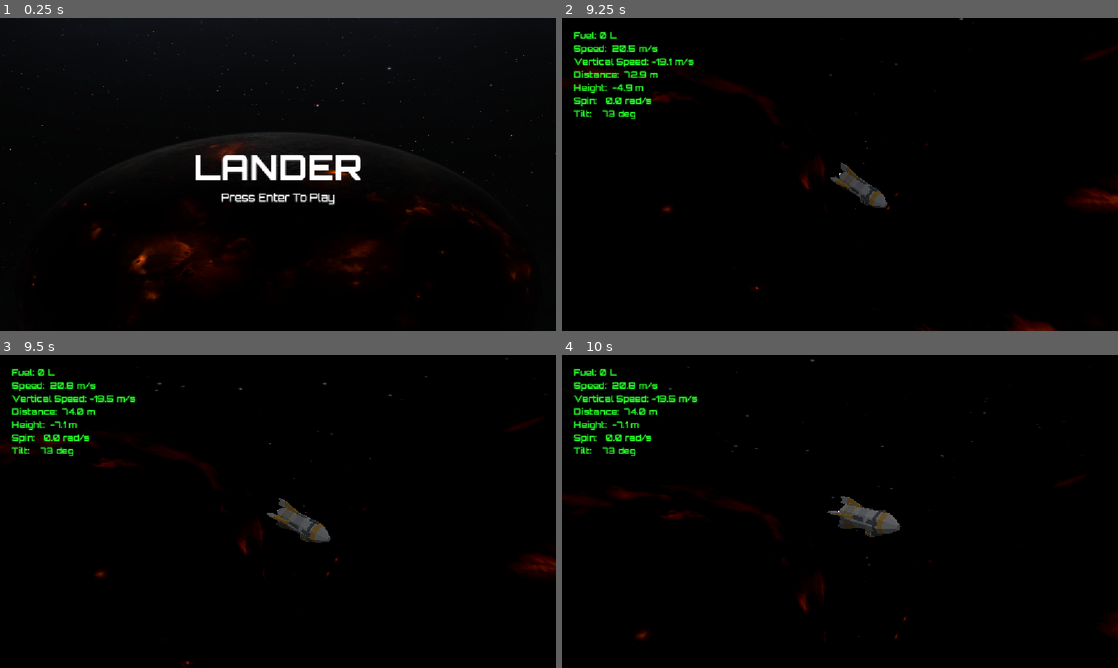
Above: before the commit, frames 1-4 (two rows, left to right).
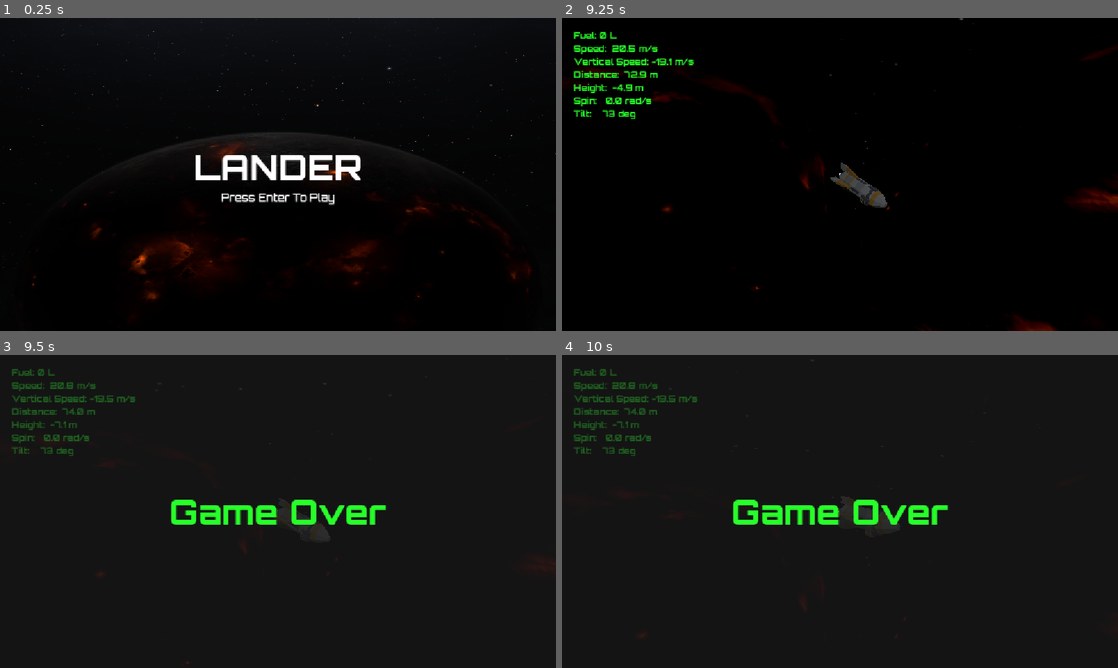
Above: after the commit, the same moments.

Repository: ChristiannYa/lander
Game: Godot game, scene res://scenes/main/main.tscn
Two runs of this game, one before a commit and one after it. Both use one fixed random seed, a clock stepped at 60 frames per second and the inputs below.
Inputs:
- Up to frame 1 (0.25 s): no input
- Up to frame 2 (9.25 s): tap Enter (ui_accept) at 0.5, 0.77, 1.52, 3.02, 3.77, 4.52, 6.02, 6.77, 7.52, 9.02 s; hold W (thust) 0.53-1.28 s; hold K (pitch_up) 0.53-2.03 s; tap W (thust) every 1.5 s from 1.35 to 8.85 s; hold W (thust) 2.03-2.78 s; hold H (roll_left) 2.03-3.53 s; hold J (pitch_down) 3.53-4.28 s; hold W (thust) 3.53-4.28 s; hold L (roll_right) 4.28-5.03 s; hold K (pitch_up) 5.03-5.78 s; hold W (thust) 5.03-5.78 s; hold L (roll_right) 5.78-8.03 s; hold W (thust) 6.53-7.28 s; hold J (pitch_down) 8.03-8.78 s; hold W (thust) 8.03-8.78 s; hold H (roll_left) from 8.78 s (still down)
- Up to frame 3 (9.5 s): keep holding H (roll_left)
- Up to frame 4 (10 s): release H (roll_left) at 9.53 s; hold K (pitch_up) from 9.53 s (still down); hold W (thust) from 9.53 s (still down); tap Enter (ui_accept) at 9.77 s

Frames 1-2 are identical in both runs. In frame 3, 3.4% of the frame differs, in the area x 2-100%, y 4-99%; in frame 4, 3.3%.

Commit message:
22-game-over

Diff:
--- a/globals/signal_hub.gd
+++ b/globals/signal_hub.gd
@@ -1,6 +1,10 @@
 extends Node
 
 signal telemetry_updated(tel: RocketTelemetry)
+signal game_over
 
 func emit_telemetry_updated(tel: RocketTelemetry):
 	telemetry_updated.emit(tel)
+
+func emit_game_over():
+	game_over.emit()
--- a/scenes/hud/hud.gd
+++ b/scenes/hud/hud.gd
@@ -1,11 +1,25 @@
 extends Control
 
 @onready var label: Label = $MargCon/Label
+@onready var game_over_rect: ColorRect = $GameOverRect
+@onready var timer: Timer = $Timer
 
 func _ready():
 	SignalHub.telemetry_updated.connect(func(tel):
 		label.text = str(tel)
 	)
+	SignalHub.game_over.connect(func():
+		if !game_over_rect or !timer: return
+		game_over_rect.show()
+		timer.start()
+	)
 
 func _unhandled_input(event: InputEvent):
 	if event.is_action_pressed("ui_cancel"): GameManager.load_main()
+
+# We need to set `Node > Process > Mode=Always`, otherwise the entire tree
+# will be paused.
+# Once the setting is set, "main" has to handle the tree unpausing at the
+# `_ready()` call
+func _on_timer_timeout() -> void:
+	get_tree().paused = true
--- a/scenes/hud/hud.tscn
+++ b/scenes/hud/hud.tscn
@@ -19,7 +19,13 @@
 stream_2/stream = ExtResource("5_mq0y1")
 stream_3/stream = ExtResource("6_go0ap")
 
+[sub_resource type="LabelSettings" id="LabelSettings_v7mo4"]
+font = ExtResource("1_48c2t")
+font_size = 72
+font_color = Color(0.15294118, 1, 0.16470589, 1)
+
 [node name="Hud" type="Control" unique_id=1816314128]
+process_mode = 3
 layout_mode = 3
 anchors_preset = 15
 anchor_right = 1.0
@@ -43,3 +49,36 @@
 stream = SubResource("AudioStreamRandomizer_ijv05")
 volume_db = -5.0
 autoplay = true
+
+[node name="GameOverRect" type="ColorRect" parent="." unique_id=486227852]
+visible = false
+layout_mode = 1
+anchors_preset = 15
+anchor_right = 1.0
+anchor_bottom = 1.0
+grow_horizontal = 2
+grow_vertical = 2
+color = Color(0.10980392, 0.10980392, 0.10980392, 0.7058824)
+
+[node name="Label" type="Label" parent="GameOverRect" unique_id=1246222365]
+layout_mode = 1
+anchors_preset = 8
+anchor_left = 0.5
+anchor_top = 0.5
+anchor_right = 0.5
+anchor_bottom = 0.5
+offset_left = -175.5
+offset_top = -45.5
+offset_right = 175.5
+offset_bottom = 45.5
+grow_horizontal = 2
+grow_vertical = 2
+text = "Game Over"
+label_settings = SubResource("LabelSettings_v7mo4")
+horizontal_alignment = 1
+vertical_alignment = 1
+
+[node name="Timer" type="Timer" parent="." unique_id=1224698813]
+one_shot = true
+
+[connection signal="timeout" from="Timer" to="." method="_on_timer_timeout"]
--- a/scenes/main/main.gd
+++ b/scenes/main/main.gd
@@ -2,5 +2,8 @@
 
 var GAME = load("res://scenes/game/game.tscn")
 
+func _ready():
+	get_tree().paused = false
+
 func _unhandled_input(event: InputEvent):
 	if event.is_action_pressed("ui_accept"): GameManager.load_game()
--- a/scenes/rocket/rocket.gd
+++ b/scenes/rocket/rocket.gd
@@ -72,7 +72,7 @@
 
 	if _out_of_fuel and global_position.y < _fuel_out_y - FUEL_DROP:
 		print("Lost in space...")
-		set_physics_process(false)
+		game_over()
 		freeze = true
 
 func emit_telemtry():
@@ -92,8 +92,9 @@
 # Requires `RigidBody3D > Contact Monitor=on` along with `.max_contacts_reported=1`
 func _on_body_entered(body: Node):
 	if _last_speed > MAX_LANDING_SPEED:
+		print("CRASHED")
 		timer.start()
-		set_physics_process(false)
+		game_over()
 
 func _on_sleeping_state_changed():
 	if sleeping:
@@ -102,7 +103,11 @@
 				print("LANDED")
 			else:
 				print("CRASHED")
-			set_physics_process(false)
+			game_over()
 
 func _on_timer_timeout() -> void:
 	freeze = true
+
+func game_over():
+	set_physics_process(false)
+	SignalHub.emit_game_over()
